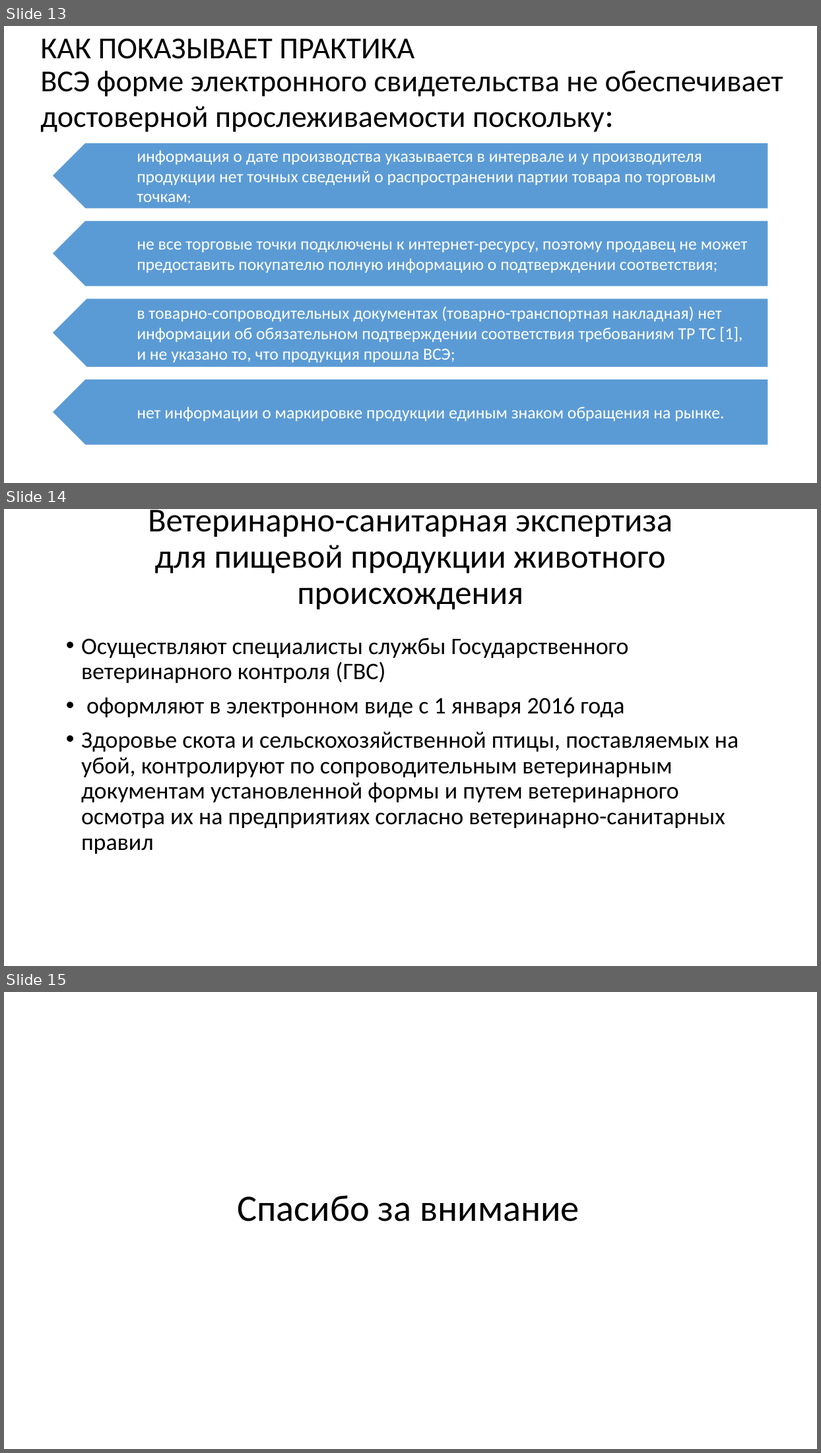
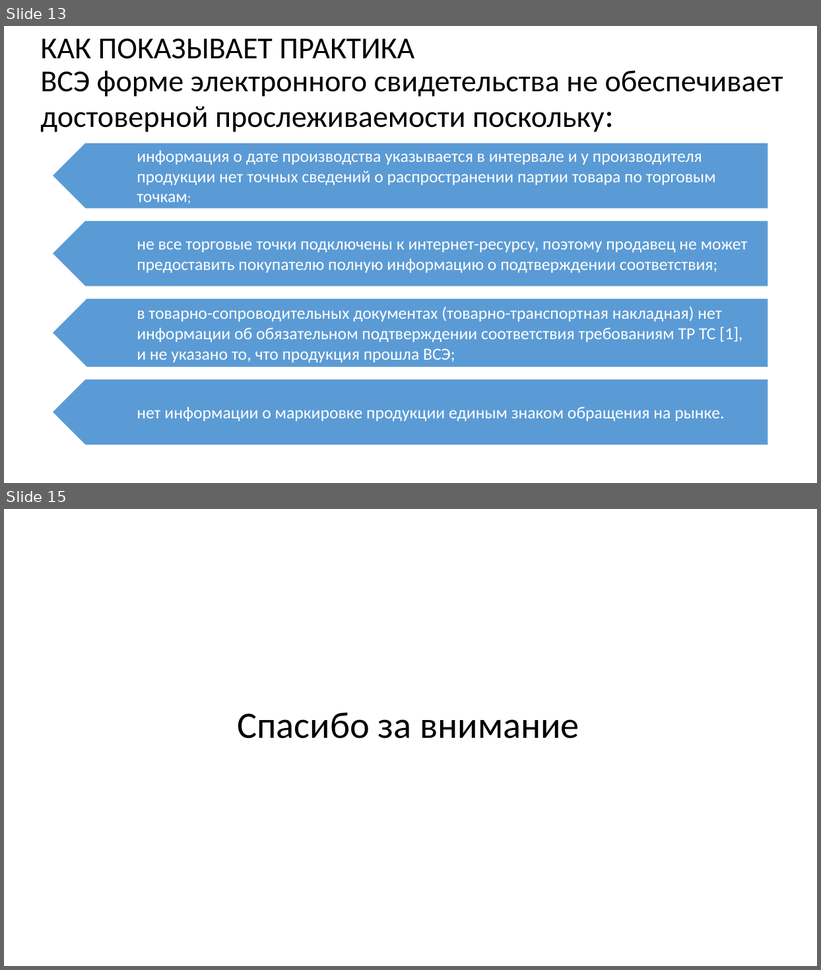
Before and after one commit to im7mortal/disser, a slide deck: Презентация.pptx. Shown one above the other, each under a label of ours: slides 13, 14 and 15 before the commit, slides 13 and 15 after it; the slides between them are not shown. The pictures are 821x1453 and 821x970 pixels, drawn with LibreOffice and Linux fonts; fonts in the diff are those of the drawing. Boxes give left, top, right and bottom in pixels: in the first picture for what was removed or moved away, otherwise in the second. Text is boxed around its words. In the diff, an @@ line names an element or a change of style, - is before the commit and + after.

```diff
--- a/Презентация.pptx
+++ b/Презентация.pptx
@@ slide 14 removed at (x1=4, y1=509, x2=817, y2=966), background #FFFFFF @@
@@ title removed at (x1=148, y1=510, x2=673, y2=610) @@
-Ветеринарно-санитарная экспертиза
-для пищевой продукции животного происхождения
@@ text removed at (x1=81, y1=638, x2=739, y2=854) @@
-• Осуществляют специалисты службы Государственного ветеринарного контроля (ГВС)
-• оформляют в электронном виде с 1 января 2016 года
-• Здоровье скота и сельскохозяйственной птицы, поставляемых на убой, контролируют по сопроводительным ветеринарным документам установленной формы и путем ветеринарного осмотра их на предприятиях согласно ветеринарно-санитарных правил
```
Also in this commit, not shown: 2 slides changed, 1 slide added, 1 other file.
